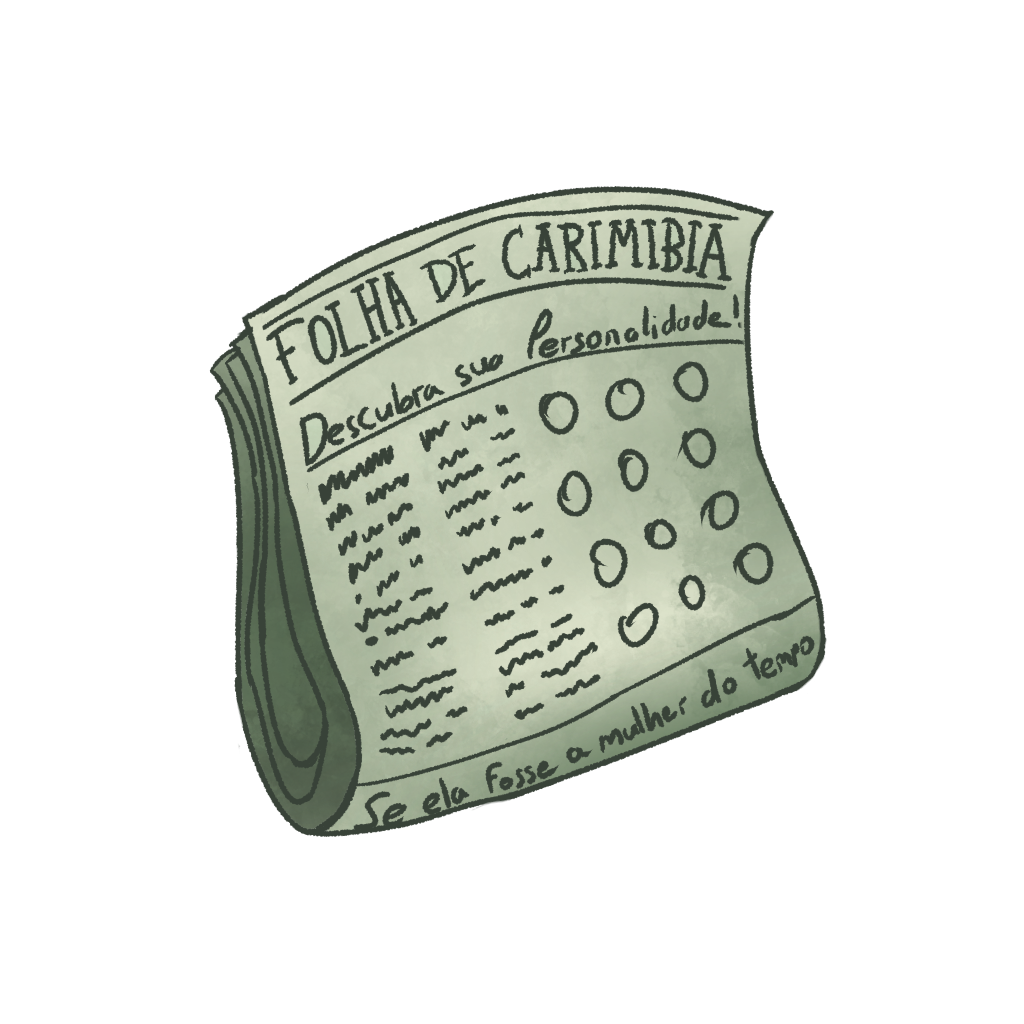
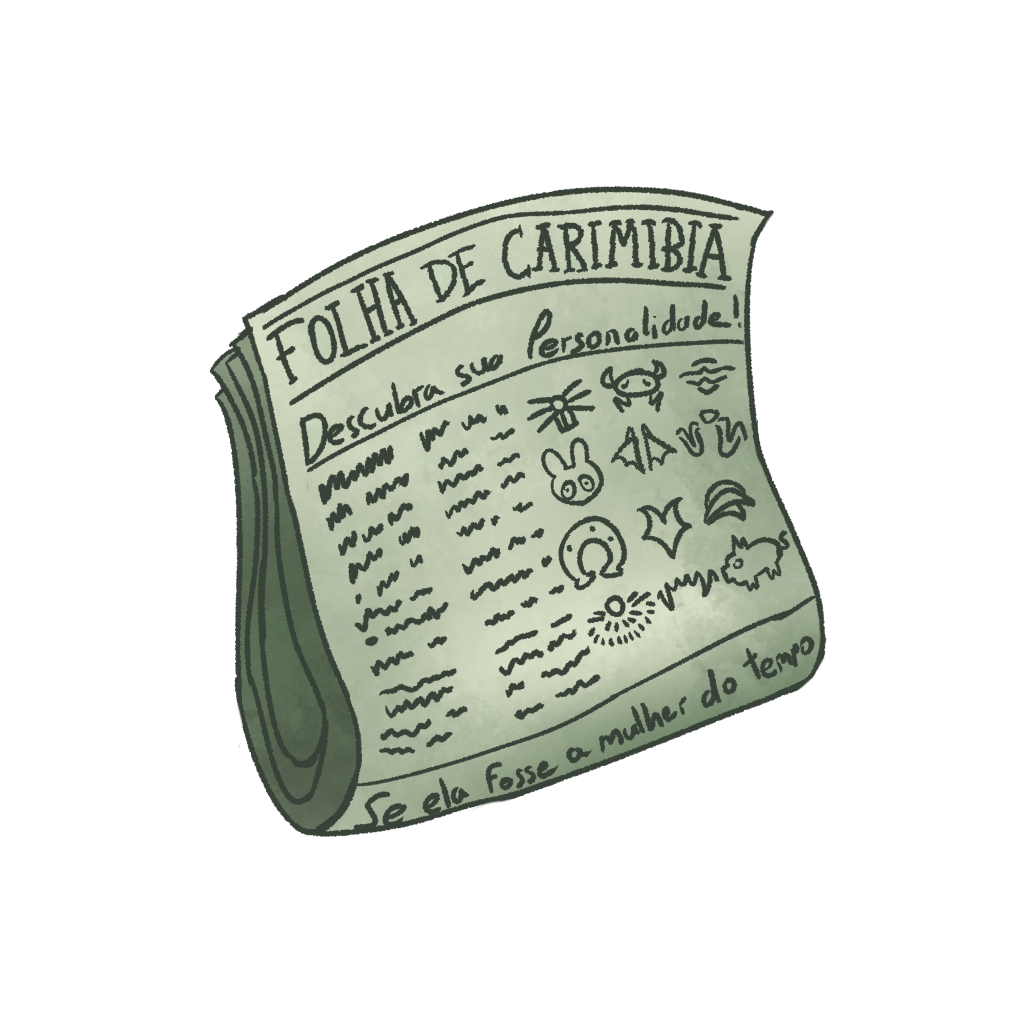
The second 1024 × 1024 image is a revision of the first. Changes to its layers:
added layer "Paint Layer 4" above "Paint Layer 1" over [526, 357, 790, 654]
painted on "Paint Layer 1" over [526, 357, 790, 654]
painted on "Paint Layer 2" over [526, 357, 790, 654]
